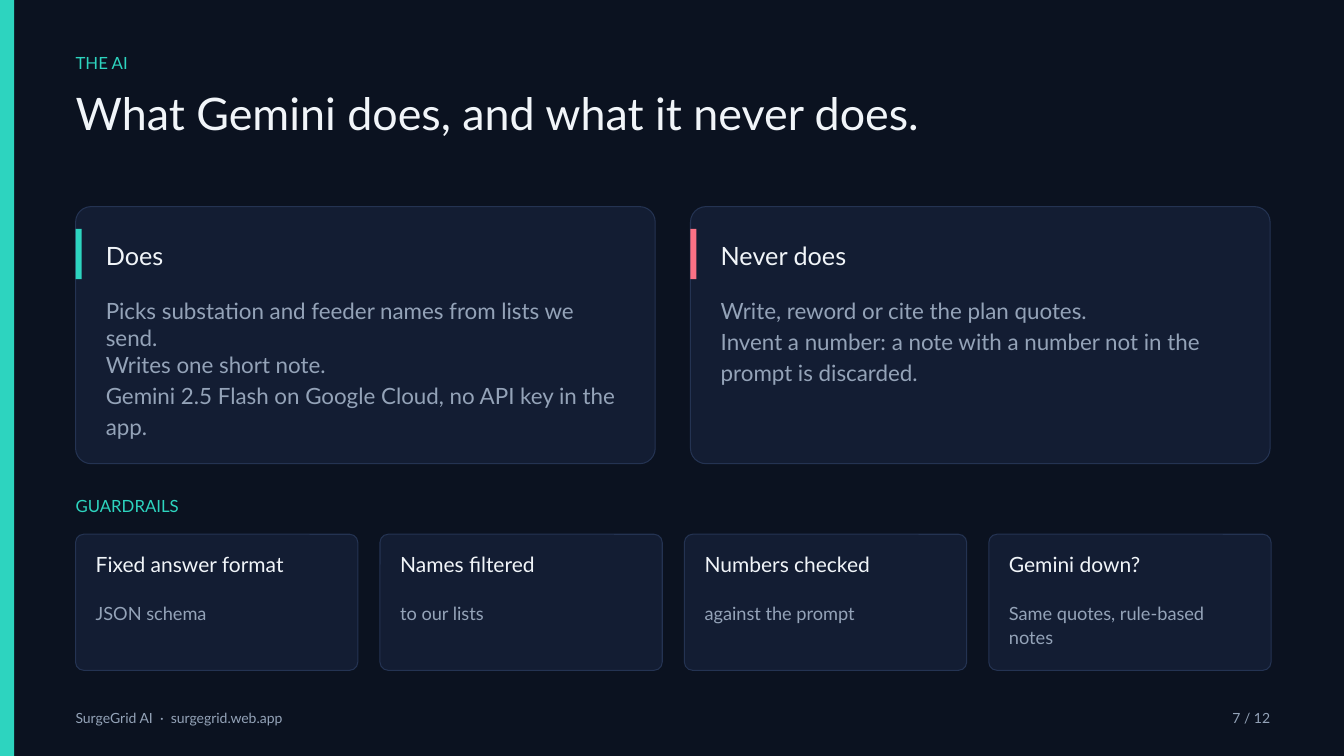
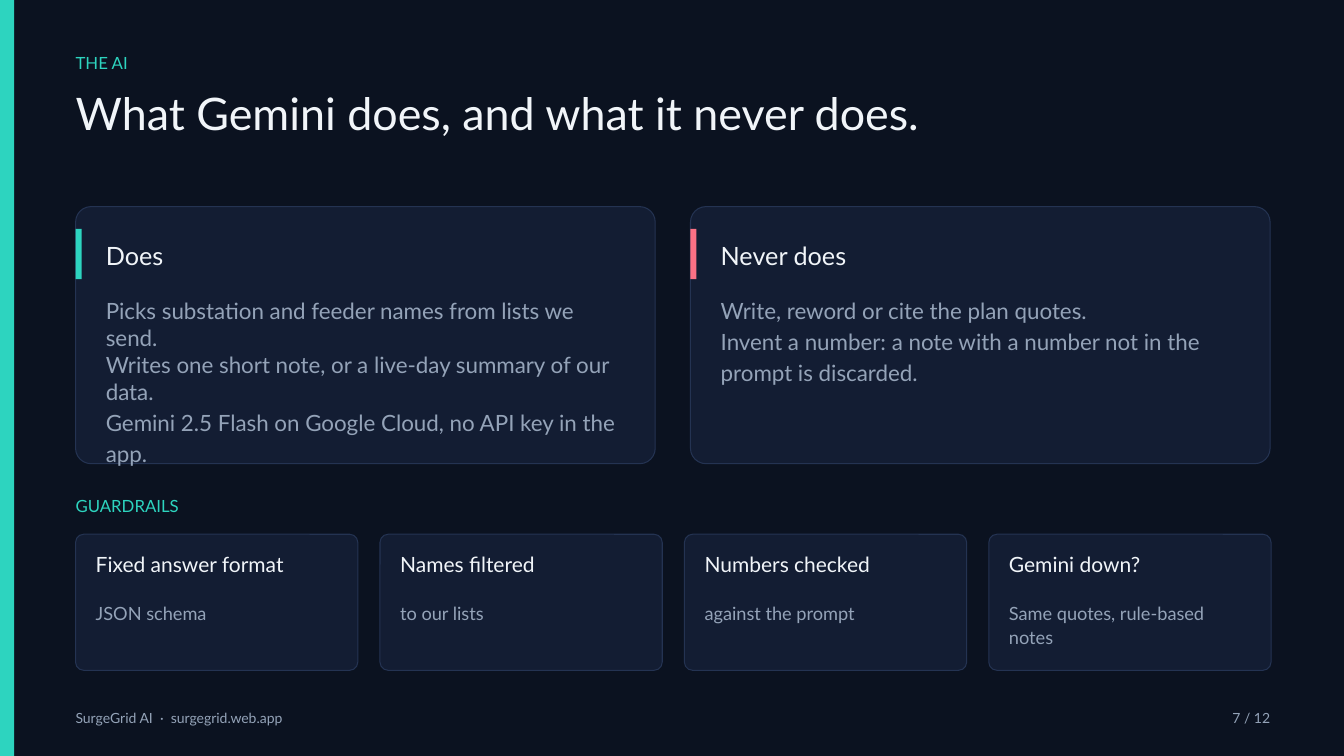
Before and after one commit to rsiva2294/surgegrid-ai, a slide deck: slide 7 of docs/SurgeGrid_AI_Deck.pptx. Drawn at 1344x756 pixels with LibreOffice and Linux fonts; fonts in the diff are those of the drawing. Boxes give left, top, right and bottom in pixels: in the first picture for what was removed or moved away, otherwise in the second. Text is boxed around its words. In the diff, an @@ line names an element or a change of style, - is before the commit and + after.

```diff
--- a/docs/SurgeGrid_AI_Deck.pptx
+++ b/docs/SurgeGrid_AI_Deck.pptx
@@ text at [106,302,615,435]: text changed @@
-Picks substation and feeder names from lists we send.
-Writes one short note.
-Gemini 2.5 Flash on Google Cloud, no API key in the app.
+Picks substation and feeder names from lists we send.
+Writes one short note, or a live-day summary of our data.
+Gemini 2.5 Flash on Google Cloud, no API key in the app.
```
Also in this commit, not shown: 1 other slide changed, 18 other files.
